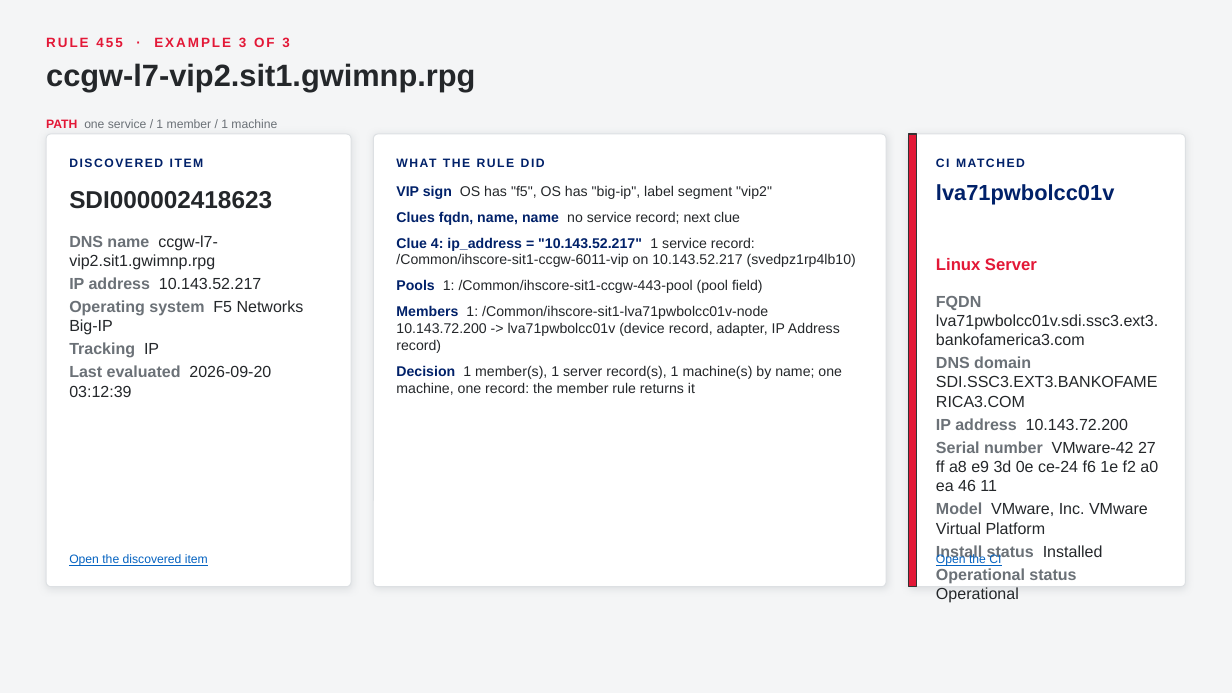
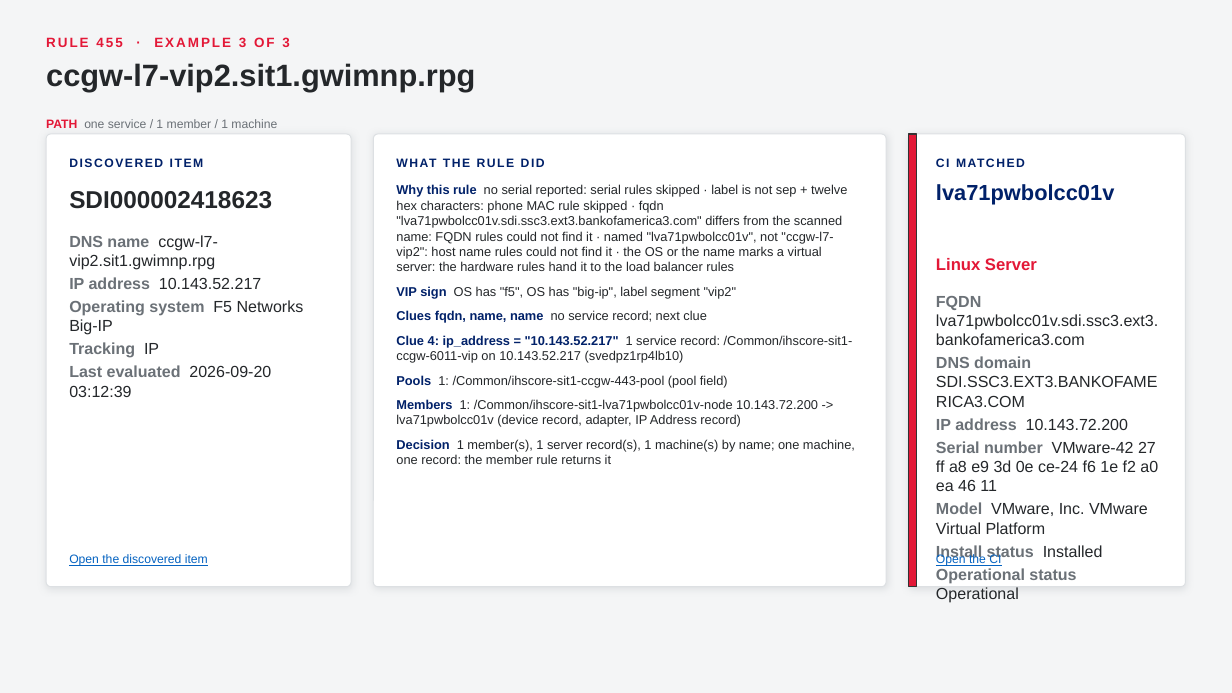
Before and after one commit to singhmihir/py, a slide deck: slide 62 of stories/qualys-ci-lookup-rules/Qualys CI Lookup Rules - CMDB Team Demo.pptx (slide 64 before the commit). Drawn at 1232x693 pixels with LibreOffice and Linux fonts; fonts in the diff are those of the drawing. Boxes give left, top, right and bottom in pixels: in the first picture for what was removed or moved away, otherwise in the second. Text is boxed around its words. In the diff, an @@ line names an element or a change of style, - is before the commit and + after.

```diff
--- a/stories/qualys-ci-lookup-rules/Qualys CI Lookup Rules - CMDB Team Demo.pptx
+++ b/stories/qualys-ci-lookup-rules/Qualys CI Lookup Rules - CMDB Team Demo.pptx
@@ text at [396,184,847,271]: paragraph added @@
+1. Why this rule no serial reported: serial rules skipped · label is not sep + twelve hex characters: phone MAC rule skipped · fqdn "lva71pwbolcc01v.sdi.ssc3.ext3.bankofamerica3.com" differs from the scanned name: FQDN rules could not find it · named "lva71pwbolcc01v", not "ccgw-l7-vip2": host name rules could not find it · the OS or the name marks a virtual server: the hardware rules hand it to the load balancer rules
@@ text at [396,286,855,464]: size 11 to 10 pt in "VIP sign OS has "f5", OS has ...", "Clues fqdn, name, name no service record; ...", "Clue 4: ip_address = "10.143.52.217" 1 service ...", "Pools 1: /Common/ihscore-sit1-ccgw-443-pool (pool field)" and 2 more places @@
```
Also in this commit, not shown: 54 other slides changed, 1 slide added, 8 slides removed, 5 other files.
